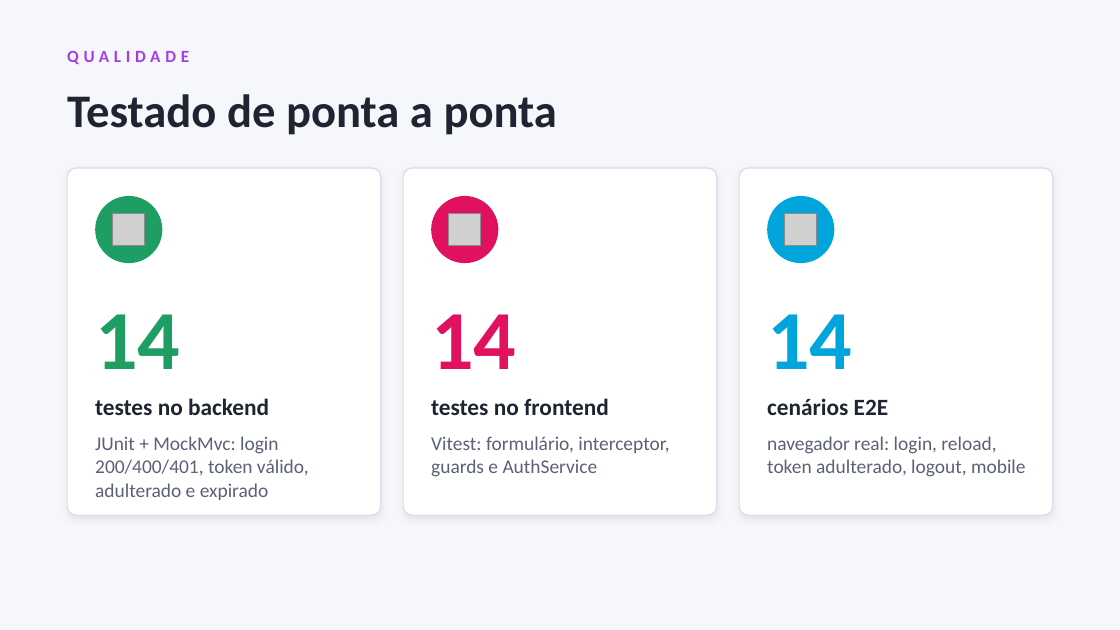
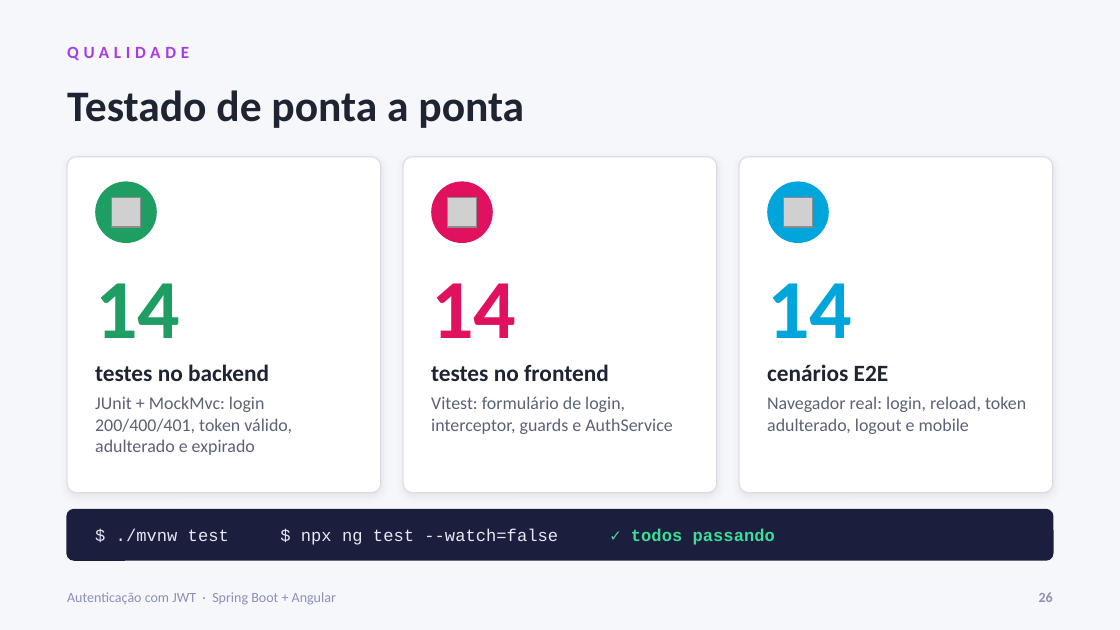
Before and after one commit to YloBittencourt/projeto-autenticacao, a slide deck: slide 26 of docs/apresentacao-jwt.pptx (slide 17 before the commit). Drawn at 1120x630 pixels with LibreOffice and Linux fonts; fonts in the diff are those of the drawing; grey boxes stand for pictures. Boxes give left, top, right and bottom in pixels: in the first picture for what was removed or moved away, otherwise in the second. Text is boxed around its words. In the diff, an @@ line names an element or a change of style, - is before the commit and + after.

```diff
--- a/docs/apresentacao-jwt.pptx
+++ b/docs/apresentacao-jwt.pptx
@@ text "QUALIDADE": place and size @@
-text "QUALIDADE" at bbox=[67, 51, 189, 64]
+text "QUALIDADE" at bbox=[67, 47, 189, 60]
@@ text "Testado de ponta a ponta" at bbox=[67, 90, 524, 128]: size 30 to 28 pt @@
@@ rounded rectangle: place and size @@
-rounded rectangle at bbox=[67, 168, 381, 515]
+rounded rectangle at bbox=[67, 157, 381, 493]
@@ rounded rectangle: place and size @@
-rounded rectangle at bbox=[403, 168, 717, 515]
+rounded rectangle at bbox=[403, 157, 717, 493]
@@ rounded rectangle: place and size @@
-rounded rectangle at bbox=[739, 168, 1053, 515]
+rounded rectangle at bbox=[739, 157, 1053, 493]
@@ ellipse: place and size @@
-ellipse at bbox=[95, 196, 162, 263]
+ellipse at bbox=[95, 181, 157, 243]
@@ picture: place and size @@
-picture at bbox=[113, 214, 146, 246]
+picture at bbox=[111, 197, 140, 226]
@@ ellipse: place and size @@
-ellipse at bbox=[431, 196, 498, 263]
+ellipse at bbox=[431, 181, 493, 243]
@@ picture: place and size @@
-picture at bbox=[449, 214, 482, 246]
+picture at bbox=[447, 197, 476, 226]
@@ ellipse: place and size @@
-ellipse at bbox=[767, 196, 834, 263]
+ellipse at bbox=[767, 181, 829, 243]
@@ picture: place and size @@
-picture at bbox=[785, 214, 818, 246]
+picture at bbox=[783, 197, 812, 226]
@@ text "14": place and size @@
-text "14" at bbox=[95, 314, 180, 369]
+text "14" at bbox=[95, 283, 180, 338]
@@ text "14": place and size @@
-text "14" at bbox=[431, 314, 516, 369]
+text "14" at bbox=[431, 283, 516, 338]
@@ text "14": place and size @@
-text "14" at bbox=[767, 314, 852, 369]
+text "14" at bbox=[767, 283, 852, 338]
@@ 3 texts: place and size @@
-3 texts at bbox=[95, 398, 889, 415]
+3 texts at bbox=[95, 364, 889, 381]
@@ text "JUnit + MockMvc: login 200/400/401, ...": place and size @@
-text "JUnit + MockMvc: login 200/400/401, ..." at bbox=[95, 436, 309, 500]
+text "JUnit + MockMvc: login 200/400/401, ..." at bbox=[95, 396, 292, 455]
@@ text "JUnit + MockMvc: login 200/400/401, ..." at bbox=[95, 396, 292, 455]: size 12.5 to 11.5 pt @@
@@ text at bbox=[431, 396, 672, 434]: text changed; size 12.5 to 11.5 pt @@
-Vitest: formulário, interceptor, guards e AuthService
+Vitest: formulário de login, interceptor, guards e AuthService
@@ text at bbox=[767, 396, 1026, 434]: text changed; size 12.5 to 11.5 pt @@
-navegador real: login, reload, token adulterado, logout, mobile
+Navegador real: login, reload, token adulterado, logout e mobile
@@ rounded rectangle added at bbox=[67, 510, 1053, 560], fill #1B1F3D, outline #1B1F3D 1 pt @@
@@ text added at bbox=[116, 528, 775, 545], 11 pt, text #E6E8F5 @@
+$ ./mvnw test $ npx ng test --watch=false ✓ todos passando
@@ text added at bbox=[67, 592, 336, 604], 9 pt, text #8A90B8 @@
+Autenticação com JWT · Spring Boot + Angular
@@ text added at bbox=[1039, 592, 1053, 602], 9 pt, text #8A90B8, bold @@
+26
```
Also in this commit, not shown: 17 other slides changed, 11 slides added, 1 slide removed.
